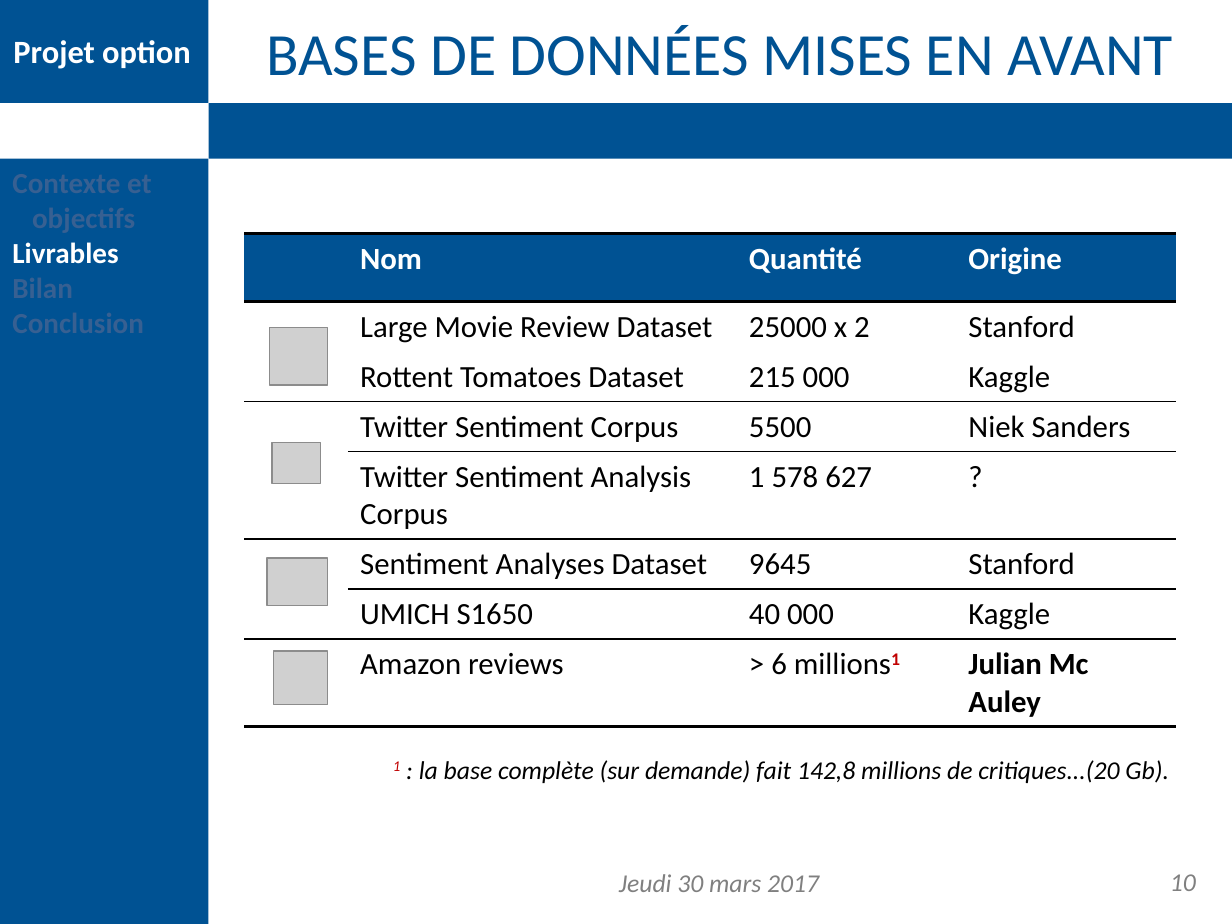
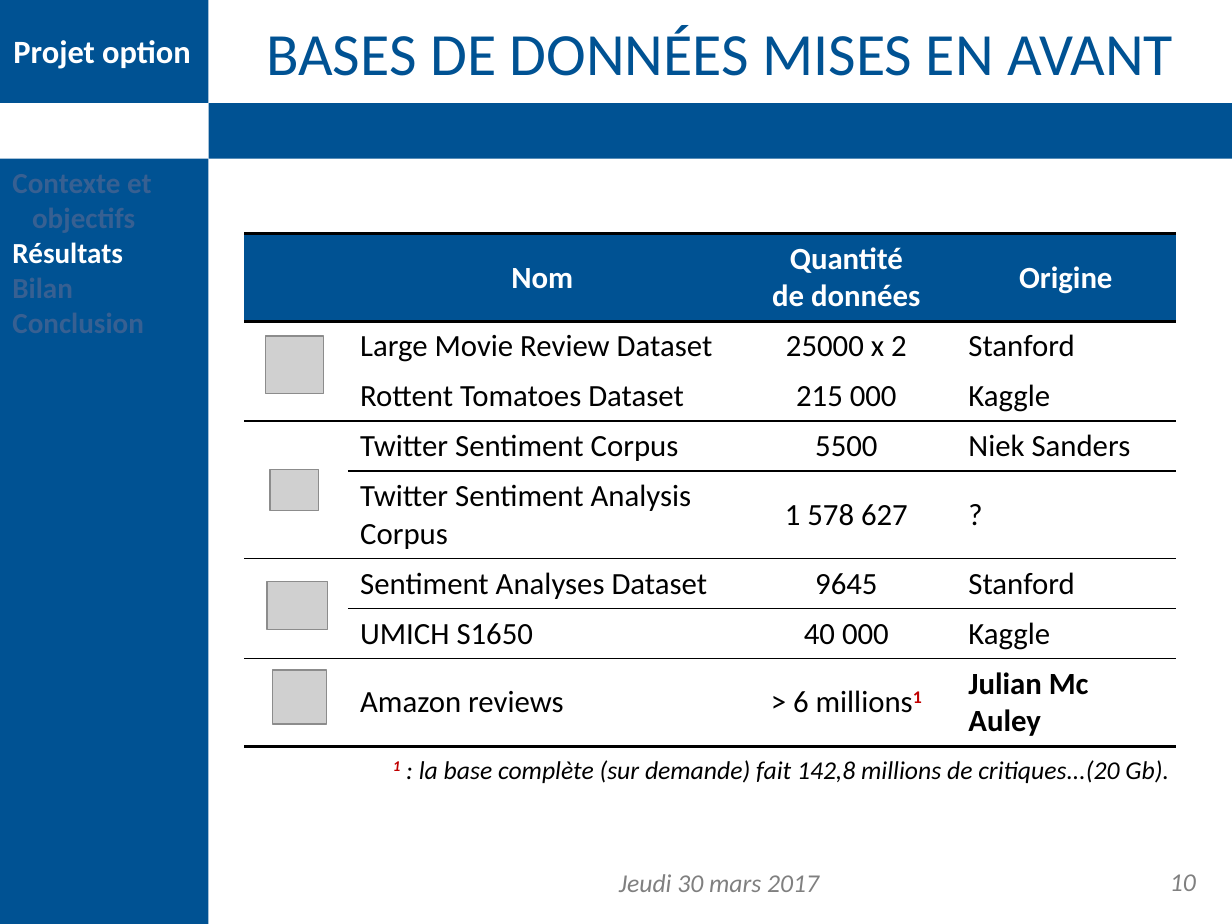
Before and after one commit to DDouteaux/Projet_option_info, a slide deck: slide 10 of Présentation finale/presentation_finale.pptx. Drawn at 1232x924 pixels with LibreOffice and Linux fonts; fonts in the diff are those of the drawing; grey boxes stand for pictures; background and template pictures are left out. Boxes give left, top, right and bottom in pixels: in the first picture for what was removed or moved away, otherwise in the second. Text is boxed around its words. In the diff, an @@ line names an element or a change of style, - is before the commit and + after.

```diff
--- a/Présentation finale/presentation_finale.pptx
+++ b/Présentation finale/presentation_finale.pptx
@@ table at box(244, 234, 1175, 743) @@
-row 1, column 3: Quantité
+row 1, column 3: Quantité / de données
@@ alignment left to centre @@
@@ text at box(12, 242, 123, 264): text changed @@
-Livrables
+Résultats
@@ picture: place and size @@
-picture at box(270, 328, 328, 386)
+picture at box(266, 336, 324, 394)
@@ picture: place and size @@
-picture at box(272, 442, 322, 483)
+picture at box(270, 469, 319, 510)
@@ picture: place and size @@
-picture at box(267, 558, 328, 606)
+picture at box(267, 582, 328, 630)
@@ picture: place and size @@
-picture at box(274, 650, 328, 705)
+picture at box(272, 670, 326, 724)
@@ text "1 : la base complète ..." at box(393, 760, 1169, 783): bold on in "1" @@
```
Also in this commit, not shown: 15 other slides changed, 1 other file.
